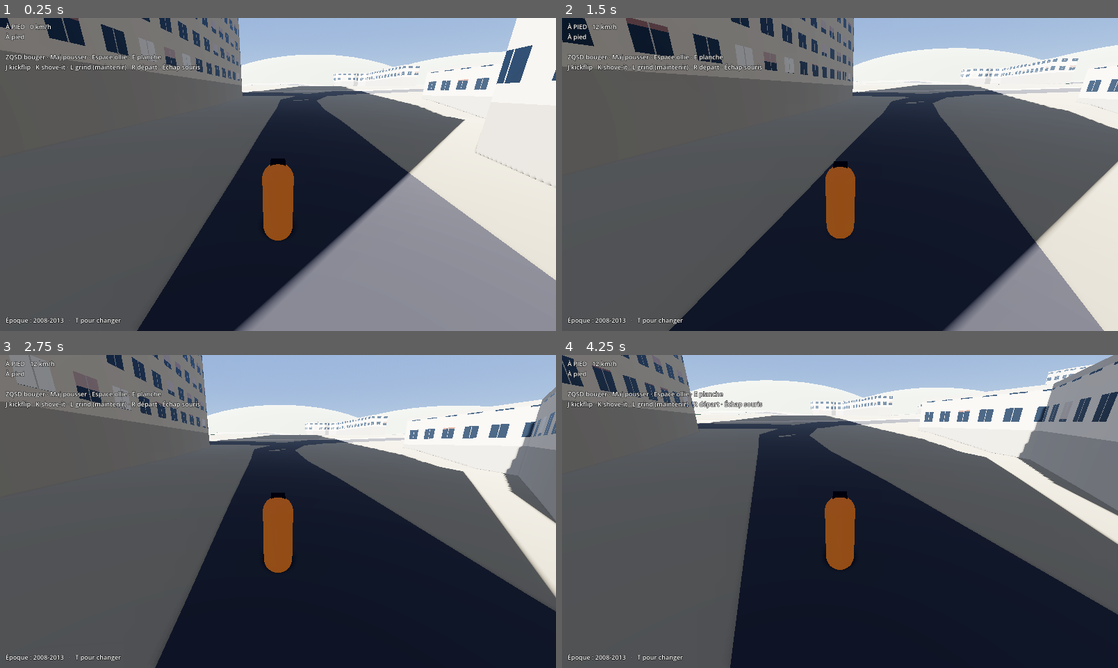
Above: before the commit, frames 1-4 (two rows, left to right).
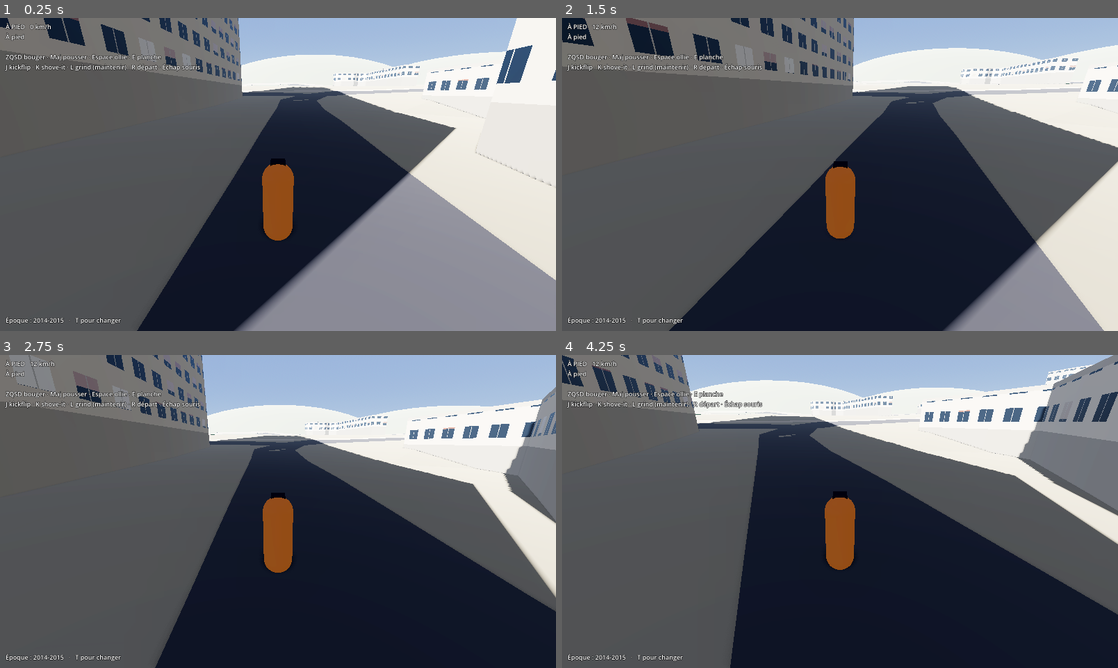
Above: after the commit, the same moments.

Repository: negoatapp-cyber/TRACE
Game: Godot game, scene res://scenes/lauriers.tscn
The game is run twice, just before and just after one commit, with the same random seed, the same clock (stepped at 60 frames per second) and the same inputs.
Inputs (mouse positions are in pixels of both pictures, inside the frame that each line leads up to):
- Up to frame 1 (0.25 s): no input
- Up to frame 2 (1.5 s): tap Enter at 0.5 s; move the mouse to (867, 174) at 0.52 s; hold L (grind) 0.53-1.28 s; hold W (move_forward) from 0.53 s (still down); tap Space (jump) at 0.77 s; move the mouse to (812, 174) at 1.27 s; tap J (kickflip) at 1.35 s
- Up to frame 3 (2.75 s): keep holding W (move_forward); tap Space (jump) at 1.52 s; move the mouse to (289, 505) at 2.02 s; hold Shift (push) from 2.03 s (still down)
- Up to frame 4 (4.25 s): keep holding W (move_forward); move the mouse to (834, 517) at 2.77 s; release Shift (push) at 2.78 s; tap K (shove_it) at 2.85 s; tap Space (jump) at 3.02, 3.77 s; move the mouse to (878, 514) at 3.52 s; tap E (toggle_board) at 3.6 s

The runs differ from the first frame. In frame 1, 0.8% of the frame differs, in the area x 7-84%, y 21-98%; in frame 2, 1.5%, in the area x 7-100%, y 21-98%; in frame 3, 1.0%; in frame 4, 1.2%.

Commit message:
Époque 2014-2015 : la tour Cyprès B (21 étages, démolie en 2016) est de retour
Emplacement approximatif, à confirmer.

Co-Authored-By: Claude Fable 5.2 <noreply@anthropic.com>
Claude-Session: https://claude.ai/code/session_014E2dCjxvrNHpEzHYuDe4HQ

Diff:
--- a/scripts/quartier_reel.gd
+++ b/scripts/quartier_reel.gd
@@ -39,7 +39,7 @@
 	"friche": Color(0.60, 0.55, 0.42),
 }
 
-## "avant" = le quartier de 2008-2013, "apres" = aujourd'hui. Touche T pour passer de l'un à l'autre.
+## "avant" = le quartier de 2014-2015, "apres" = aujourd'hui. Touche T pour passer de l'un à l'autre.
 static var epoque := "avant"
 
 var gx := PackedFloat32Array()
@@ -103,7 +103,7 @@
 func _etiquette() -> void:
 	var couche := CanvasLayer.new()
 	var texte := Label.new()
-	texte.text = ("Époque : 2008-2013" if epoque == "avant" else "Époque : aujourd'hui") + "   ·   T pour changer"
+	texte.text = ("Époque : 2014-2015" if epoque == "avant" else "Époque : aujourd'hui") + "   ·   T pour changer"
 	texte.set_anchors_preset(Control.PRESET_BOTTOM_LEFT)
 	texte.position = Vector2(16, -44)
 	texte.add_theme_font_size_override("font_size", 18)
Not shown, changed: data/quartier_reel.txt
